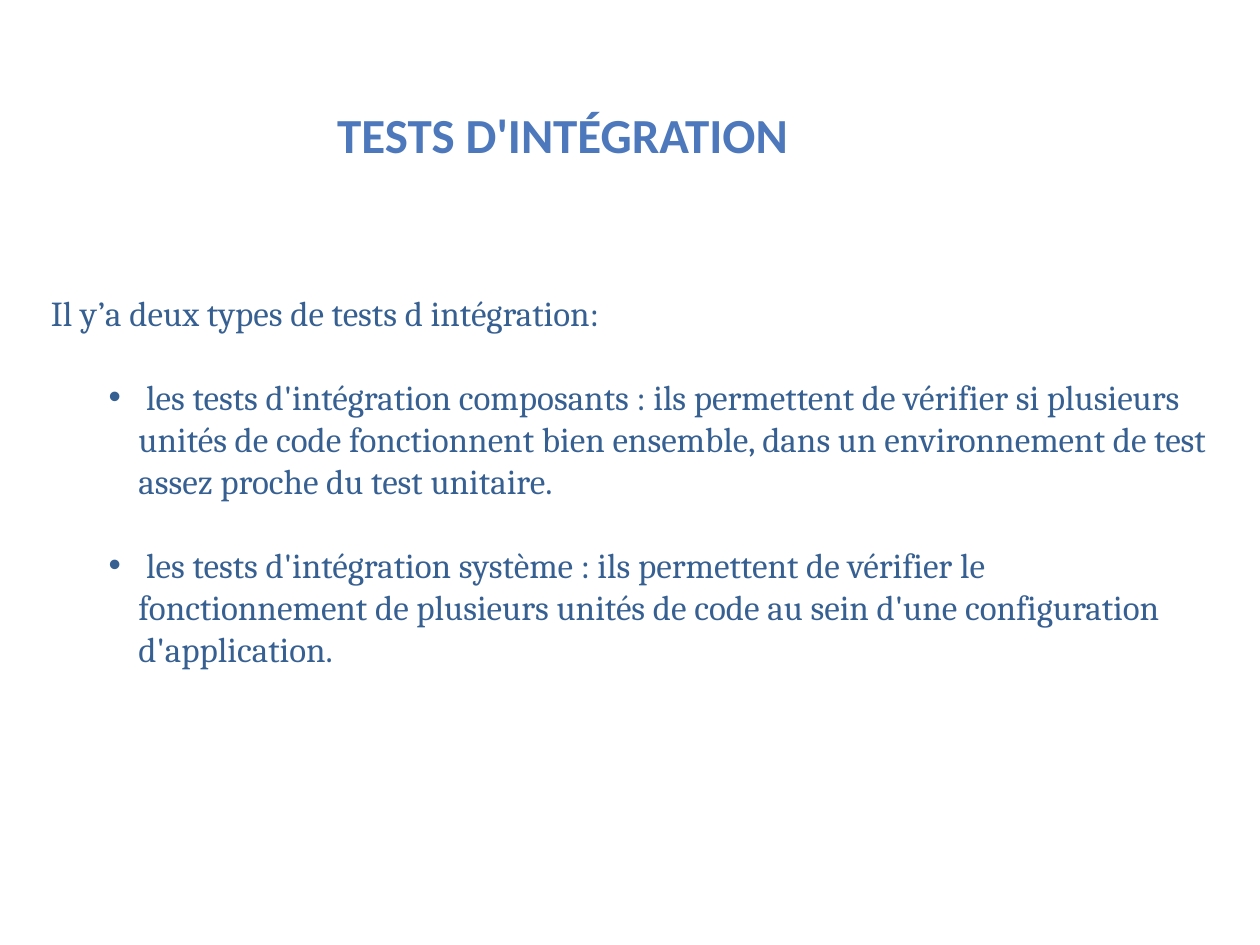
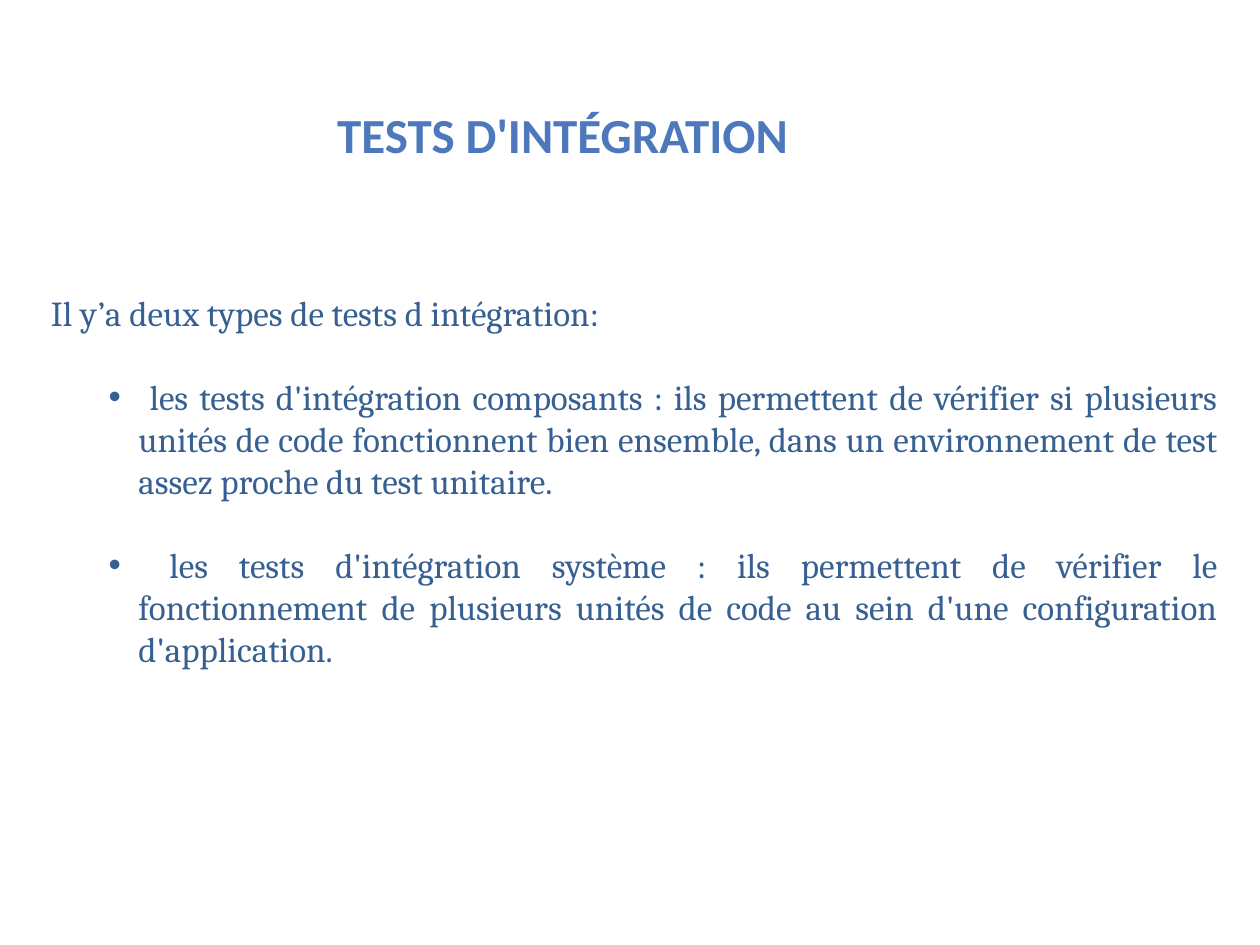
Before and after one commit to KalouiSanaa/P5, a slide deck: slide 4 of p5_kaloui-sanaa-presentation.pptx. Drawn at 1260x945 pixels with LibreOffice and Linux fonts; fonts in the diff are those of the drawing; background and template pictures are left out. Boxes give left, top, right and bottom in pixels: in the first picture for what was removed or moved away, otherwise in the second. Text is boxed around its words. In the diff, an @@ line names an element or a change of style, - is before the commit and + after.

```diff
--- a/p5_kaloui-sanaa-presentation.pptx
+++ b/p5_kaloui-sanaa-presentation.pptx
@@ text "Il y’a deux types de ..." at <box>51,301,1218,670</box>: alignment left to justified @@
```
Also in this commit, not shown: 8 other slides changed, 30 other files.
